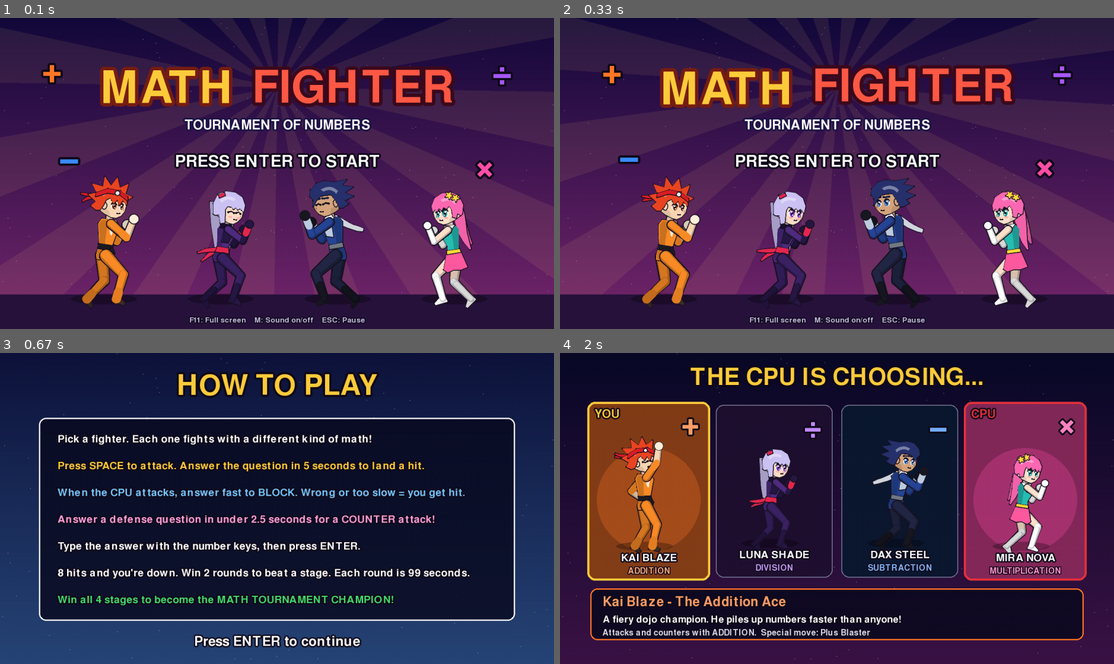
Above: before the commit, frames 1-4 (two rows, left to right).
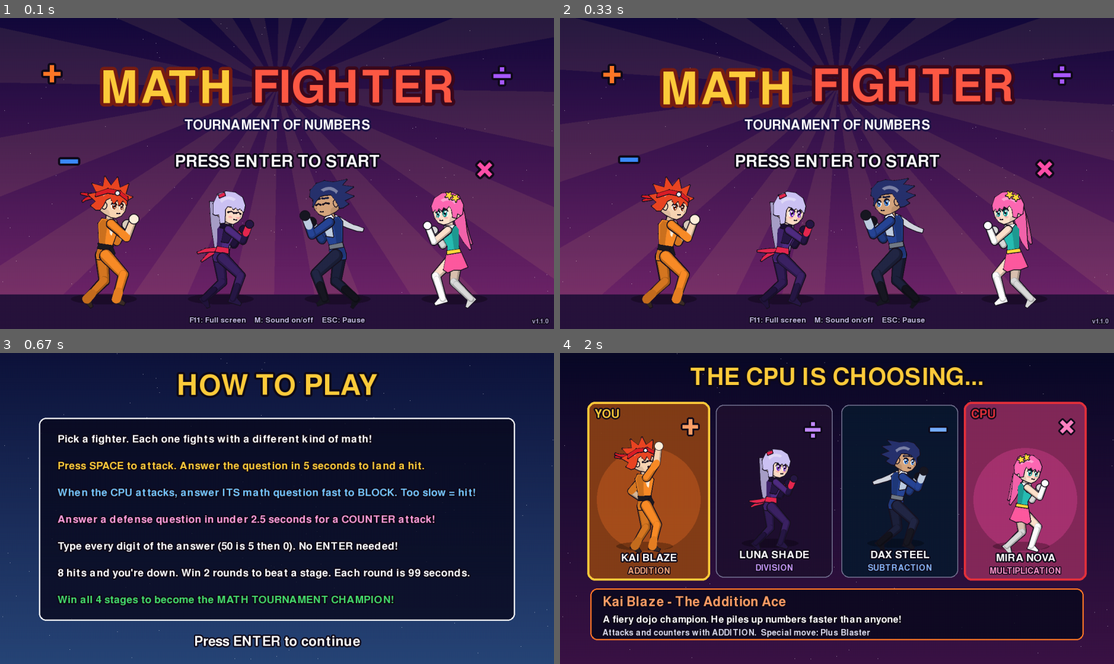
Above: after the commit, the same moments.

Repository: kaios/Math-Fighter
Game: pygame game, started from main.py
The game is run twice, just before and just after one commit, with the same random seed, the same clock (stepped at 60 frames per second) and the same inputs.
Inputs:
- Up to frame 1 (0.1 s): no input
- Up to frame 2 (0.33 s): no input
- Up to frame 3 (0.67 s): tap Enter at 0.33 s
- Up to frame 4 (2 s): tap Keypad Enter at 0.67 s; tap Enter at 1, 1.33 s

The runs differ from the first frame. In frame 1, less than 0.1% of the frame differs, in the area x 95-100%, y 96-99%; in frame 2, less than 0.1%; in frame 3, 1.7%, in the area x 15-86%, y 43-65%; in frame 4, nothing differs.

Commit message:
Math Fighter 1.1.0: auto-checked answers, attacker's math on defense, packaging
Gameplay:
- No ENTER needed: an answer is checked as soon as it has as many digits
  as the right answer (the answer box shows one slot per digit). The
  touch keypad loses its OK key.
- Defending asks a question in the attacking fighter's operation;
  attacking still uses the player's own.
- Version number (1.1.0) lives in config.py and is shown on the title.

Packaging:
- build_deb.sh: Debian/Ubuntu package wrapping the PyInstaller binary,
  with menu entry and icon.
- build_windows_wine.sh: builds the Windows .exe on Linux with Windows
  Python under Wine.
- Android: target Android 10+ (API 29), build against API 35, version
  read from config.py, and a local pygame 2.6.1 recipe because the stock
  2.1.0 recipe no longer compiles with python-for-android's Python 3.14.

Co-Authored-By: Claude Opus 5.5 <noreply@anthropic.com>

Diff:
--- a/mathfighter/battle.py
+++ b/mathfighter/battle.py
@@ -9,7 +9,7 @@
                      PLAYER_HOME_X, RED, ROUND_TIME, ROUNDS_TO_WIN, W, WHITE)
 from .draw import fill_circle, lighter
 from .effects import Effects, Projectile
-from .mathq import DISPLAY, QuestionMaker
+from .mathq import DISPLAY, OP_NAMES, QuestionMaker
 from .sprite import VICTORY, Animator, Rig
 from .stages import STAGES
 from .ui import Button, Keypad, font, panel, portrait, text
@@ -84,7 +84,9 @@
         self.stage = STAGES[game.stage]()
         self.p = Actor(game.player, PLAYER_HOME_X, 1)
         self.c = Actor(game.opponents[game.stage], CPU_HOME_X, -1)
-        self.qm = QuestionMaker(game.player.op, game.level)
+        # Attacking asks your own fighter's math, defending asks the attacker's.
+        self.qm_attack = QuestionMaker(self.p.fd.op, game.level)
+        self.qm_defend = QuestionMaker(self.c.fd.op, game.level)
         self.fx = Effects()
         self.keypad = Keypad()
         self.attack_btn = Button((W // 2 - 140, H - 120, 280, 90), "ATTACK!", (230, 60, 80), 52)
@@ -117,7 +119,7 @@
         self.state, self.state_t = s, 0.0
 
     def ask(self, mode):
-        self.q = self.qm.next()
+        self.q = (self.qm_attack if mode == "attack" else self.qm_defend).next()
         self.mode = mode
         self.typed = ""
         self.q_left = ANSWER_TIME
@@ -247,12 +249,10 @@
                     g.audio.toggle()
                 return
             if self.state == "question":
-                if ev.unicode and ev.unicode.isdigit() and len(self.typed) < 5:
-                    self.typed += ev.unicode
+                if ev.unicode and ev.unicode.isdigit():
+                    self.type_digit(ev.unicode)
                 elif ev.key == pygame.K_BACKSPACE:
                     self.typed = self.typed[:-1]
-                elif ev.key in (pygame.K_RETURN, pygame.K_KP_ENTER) and self.typed:
-                    self.submit()
             elif self.state == "neutral" and self.player_turn:
                 if ev.key in (pygame.K_SPACE, pygame.K_a, pygame.K_RETURN, pygame.K_KP_ENTER):
                     self.ask("attack")
@@ -266,13 +266,17 @@
                 k = self.keypad.hit(ev.pos)
                 if k == "DEL":
                     self.typed = self.typed[:-1]
-                elif k == "OK":
-                    if self.typed:
-                        self.submit()
-                elif k and len(self.typed) < 5:
-                    self.typed += k
+                elif k:
+                    self.type_digit(k)
             elif self.state == "neutral" and self.player_turn and self.attack_btn.hit(ev.pos):
                 self.ask("attack")
+
+    def type_digit(self, d):
+        """The answer is checked as soon as it has as many digits as the
+        right answer, so there is no ENTER to press."""
+        self.typed += d
+        if len(self.typed) >= len(str(self.q.answer)):
+            self.submit()
 
     # ------------------------------------------------------------- update --
     def update(self, dt):
@@ -484,14 +488,18 @@
         rect = pygame.Rect(cx - 300, top, 600, 186)
         border = (255, 200, 60) if attack else (90, 170, 255)
         panel(surf, rect, (15, 10, 35), 225, border, 20, 4)
-        head = f"ATTACK with {DISPLAY[self.p.fd.op]} !" if attack else "DEFEND!  Answer to block!"
+        if attack:
+            head = f"ATTACK with {DISPLAY[self.p.fd.op]} !"
+        else:
+            head = f"DEFEND!  Block the {OP_NAMES[self.c.fd.op].upper()} attack!"
         text(surf, head, 38, border, center=(cx, top + 26))
         text(surf, self.q.text, 88, WHITE, center=(cx, top + 82), ow=4)
         box = pygame.Rect(cx - 110, top + 118, 220, 50)
         pygame.draw.rect(surf, (250, 250, 255), box, border_radius=10)
         pygame.draw.rect(surf, border, box, 3, border_radius=10)
-        cursor = "_" if int(self.state_t * 3) % 2 == 0 else " "
-        text(surf, self.typed + cursor, 60, (20, 20, 40), center=box.center, ow=0)
+        # One slot per digit of the answer; the answer is checked when they are full.
+        slots = self.typed + "_" * (len(str(self.q.answer)) - len(self.typed))
+        text(surf, " ".join(slots), 60, (20, 20, 40), center=box.center, ow=0)
         # timer bar
         k = max(0.0, self.q_left / ANSWER_TIME)
         bar = pygame.Rect(rect.x + 20, rect.bottom - 18, int((rect.w - 40) * k), 10)
--- a/mathfighter/config.py
+++ b/mathfighter/config.py
@@ -5,6 +5,7 @@
 W, H = 1280, 720
 FPS = 60
 TITLE = "Math Fighter"
+__version__ = "1.1.0"
 
 # Rules
 ANSWER_TIME = 5.0        # seconds to answer each question
--- a/mathfighter/scenes.py
+++ b/mathfighter/scenes.py
@@ -8,7 +8,7 @@
 
 from .battle import Actor
 from .characters import ROSTER
-from .config import CREDITS_NAME, GOLD, GREEN, H, MAX_LEVEL, RED, W, WHITE
+from .config import __version__, CREDITS_NAME, GOLD, GREEN, H, MAX_LEVEL, RED, W, WHITE
 from .draw import darker, fill_circle, fill_poly, lighter, mix, vgradient
 from .effects import Effects, Particle
 from .mathq import ADD, DIV, DISPLAY, MUL, OP_NAMES, SUB, make_question
@@ -104,15 +104,16 @@
             text(surf, msg, 56, WHITE, center=(W // 2, 335), ow=4)
         text(surf, "F11: Full screen    M: Sound on/off    ESC: Pause", 26, (200, 190, 230),
              center=(W // 2, H - 20), ow=2)
+        text(surf, f"v{__version__}", 22, (170, 160, 200), bottomright=(W - 10, H - 6), ow=2)
 
 
 class HowTo(Scene):
     LINES = [
         ("Pick a fighter. Each one fights with a different kind of math!", WHITE),
         ("Press SPACE to attack. Answer the question in 5 seconds to land a hit.", GOLD),
-        ("When the CPU attacks, answer fast to BLOCK. Wrong or too slow = you get hit.", (120, 200, 255)),
+        ("When the CPU attacks, answer ITS math question fast to BLOCK. Too slow = hit!", (120, 200, 255)),
         ("Answer a defense question in under 2.5 seconds for a COUNTER attack!", (255, 160, 220)),
-        ("Type the answer with the number keys, then press ENTER.", WHITE),
+        ("Type every digit of the answer (50 is 5 then 0). No ENTER needed!", WHITE),
         ("8 hits and you're down. Win 2 rounds to beat a stage. Each round is 99 seconds.", WHITE),
         ("Win all 4 stages to become the MATH TOURNAMENT CHAMPION!", GREEN),
     ]
--- a/mathfighter/ui.py
+++ b/mathfighter/ui.py
@@ -69,7 +69,7 @@
 class Keypad:
     """On-screen number pad. Shown automatically when the game is touched."""
 
-    KEYS = ["7", "8", "9", "4", "5", "6", "1", "2", "3", "DEL", "0", "OK"]
+    KEYS = ["7", "8", "9", "4", "5", "6", "1", "2", "3", "DEL", "0"]
 
     def __init__(self, x=W - 300, y=H - 330, size=88, gap=8):
         self.rects = []
@@ -90,7 +90,7 @@
         self.pressed_t = max(0.0, self.pressed_t - dt)
         for k, r in self.rects:
             down = self.pressed == k and self.pressed_t > 0
-            col = (90, 200, 120) if k == "OK" else (220, 90, 90) if k == "DEL" else (60, 60, 110)
+            col = (220, 90, 90) if k == "DEL" else (60, 60, 110)
             if down:
                 col = tuple(min(255, c + 70) for c in col)
             panel(surf, r, col, 220, WHITE, 12, 2)
--- /dev/null
+++ b/p4a-recipes/pygame/__init__.py
@@ -0,0 +1,18 @@
+"""python-for-android recipe override: newer pygame.
+
+The stock recipe pins pygame 2.1.0, whose generated C code does not compile
+against the Python 3.14 that python-for-android now ships. pygame 2.6.1's
+source archive has no generated C, so setup.py runs Cython on the host;
+Cython 3.1+ is needed for Python 3.14, and it rejects one line of
+pygame's _sprite.pyx, which the patch removes.
+"""
+from pythonforandroid.recipes.pygame import Pygame2Recipe
+
+
+class NewerPygameRecipe(Pygame2Recipe):
+    version = '2.6.1'
+    hostpython_prerequisites = ['setuptools', 'cython>=3.1']
+    patches = ['cython31-sprite-dict.patch']
+
+
+recipe = NewerPygameRecipe()
--- a/tests/test_flow.py
+++ b/tests/test_flow.py
@@ -68,7 +68,6 @@
                     ans = sc.q.answer if correct else sc.q.answer + 1
                     for ch in str(ans):
                         press(g, 0, ch)
-                    press(g, pygame.K_RETURN)
             elif isinstance(sc, (scenes.Champion, scenes.GameOver)):
                 return sc, seen
             self.tick()
@@ -111,8 +110,8 @@
             if b.state == "neutral":
                 break
             if b.state == "question":
-                press(self.g, 0, str(b.q.answer))
-                press(self.g, pygame.K_RETURN)
+                for ch in str(b.q.answer):
+                    press(self.g, 0, ch)
             self.tick()
         # wait (no input) for the CPU to attack and the 5 second timer to run out
         for _ in range(2000):
@@ -123,6 +122,29 @@
         self.assertLess(b.p.hits, MAX_HITS)
         self.assertTrue(b.result["timeout"])
 
+    def test_answers_check_without_enter_and_defense_uses_attacker_math(self):
+        self.to_battle(level=3, pick=0)
+        b = self.g.scene
+        for _ in range(2000):
+            if b.state == "neutral":
+                break
+            if b.state == "question":
+                for ch in str(b.q.answer):
+                    press(self.g, 0, ch)
+            self.tick()
+        self.assertNotEqual(b.p.fd.op, b.c.fd.op)
+        b.ask("attack")
+        self.assertEqual(b.q.op, b.p.fd.op)
+        digits = str(b.q.answer)
+        for ch in digits[:-1]:
+            press(self.g, 0, ch)
+            self.assertEqual(b.state, "question")   # not enough digits yet
+        press(self.g, 0, digits[-1])
+        self.assertEqual(b.state, "action")         # checked on the last digit
+        self.assertTrue(b.result["correct"])
+        b.ask("defend")
+        self.assertEqual(b.q.op, b.c.fd.op)
+
 
 if __name__ == "__main__":
     unittest.main()
Not shown, changed: README.md
Not shown, added: build_deb.sh
Not shown, added: build_windows_wine.sh
Not shown, changed: buildozer.spec
Not shown, added: p4a-recipes/pygame/cython31-sprite-dict.patch
